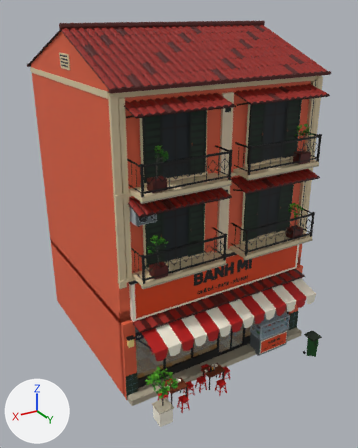
What one commit did to the FBX model Assets/PhoViet/Art/Streets/PV_StreetShop02.fbx.
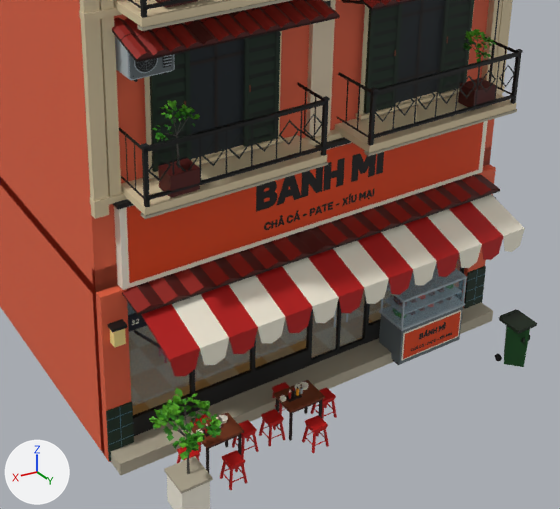
Each version appears first whole from a 50 mm camera at (9.89, 17.33, 13.21) aimed at (0.32, 1.39, 5.24), and next in a close-up on the part from 22% to 93% of the width and 42% to 94% of the height. Lighting does not change. The marker at lower left points along +X, +Y and +Z. The last two pictures show the newer version. Objects named as collision shapes, trigger or cutter boxes, shadow casters or lower levels of detail are left out. Where no turn or scale is listed for an object, it has been applied to the vertices. Vertices at exactly the same position are counted once.

Objects in the first close-up: 'PV_StreetShop02_LOD0'.
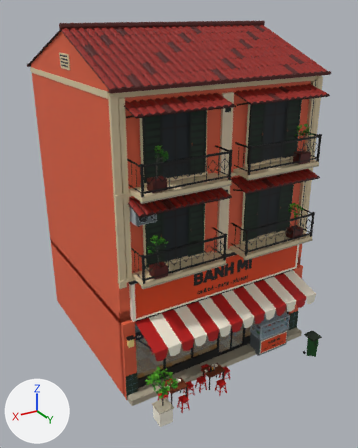
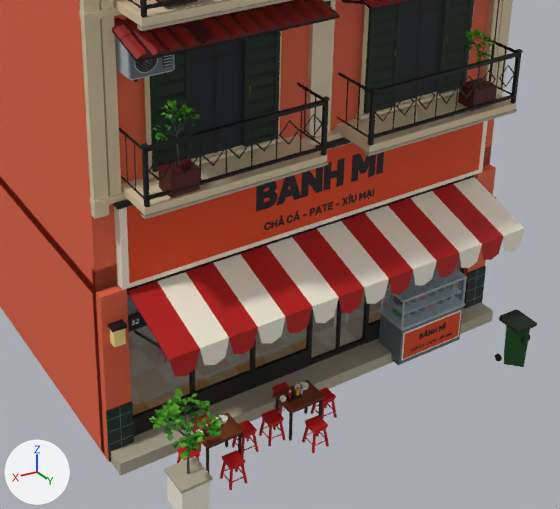
Boxes (x1, y1, x2, y2) around the edits, measured in the close-ups (560 x 509 px):
```json
{"part": 1, "of": "me_pv_streetshop02_lod0", "change": "deleted", "before": [122, 174, 500, 315]}
```

Edits to the scene script, one JSON object a line:
```json
{"block": "me_pv_streetshop02_lod0", "where": "# used by ob_pv_streetshop02_lod0; location = (0.0, 0.0, 0.0)"}
{"op": "remove", "block": "me_pv_streetshop02_lod0", "code": "me_pv_streetshop02_lod0.from_pydata(...)  # 15727 vertices, 11056 faces; spans x -4.27..4.27, y -4.19..6.16, z 0.0..12.85"}
{"op": "add", "block": "me_pv_streetshop02_lod0", "code": "me_pv_streetshop02_lod0.from_pydata(...)  # 15637 vertices, 11002 faces; spans x -4.27..4.27, y -4.19..6.16, z 0.0..12.85"}
{"block": "me_pv_streetshop02_lod0", "change": "me_pv_streetshop02_lod0 part 1: the loose piece of 90 vertices spanning x -3.8..3.8, y 3.94..4.6, z 3.15..3.34 is deleted"}
```
